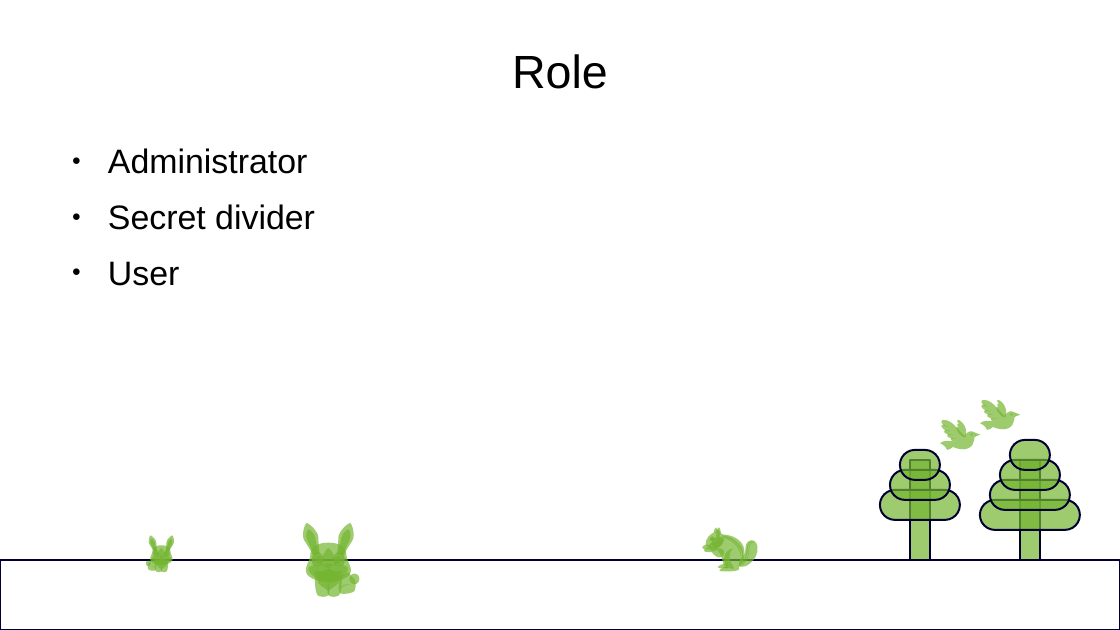
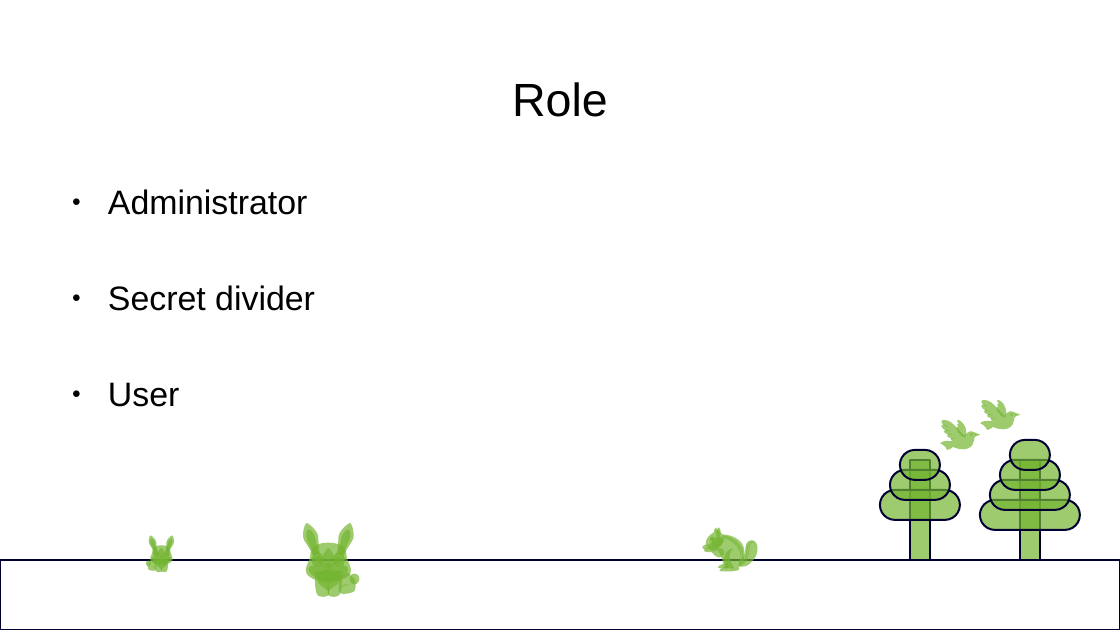
Before and after one commit to Nixam01/mzomi_BHL_2024, a slide deck: slide 7 of dokumentacja_projektu_Access_Broker.odp (slide 5 before the commit). Drawn at 1120x630 pixels with LibreOffice and Linux fonts; fonts in the diff are those of the drawing. Boxes give left, top, right and bottom in pixels: in the first picture for what was removed or moved away, otherwise in the second. Text is boxed around its words. In the diff, an @@ line names an element or a change of style, - is before the commit and + after.

```diff
--- a/dokumentacja_projektu_Access_Broker.odp
+++ b/dokumentacja_projektu_Access_Broker.odp
@@ title "Role" at (x1=512, y1=82, x2=608, y2=117): line spacing 1 to 2 @@
@@ text "Administrator" at (x1=108, y1=189, x2=315, y2=407): line spacing 1 to 2 @@
```
Also in this commit, not shown: 3 other slides changed, 3 slides added.
